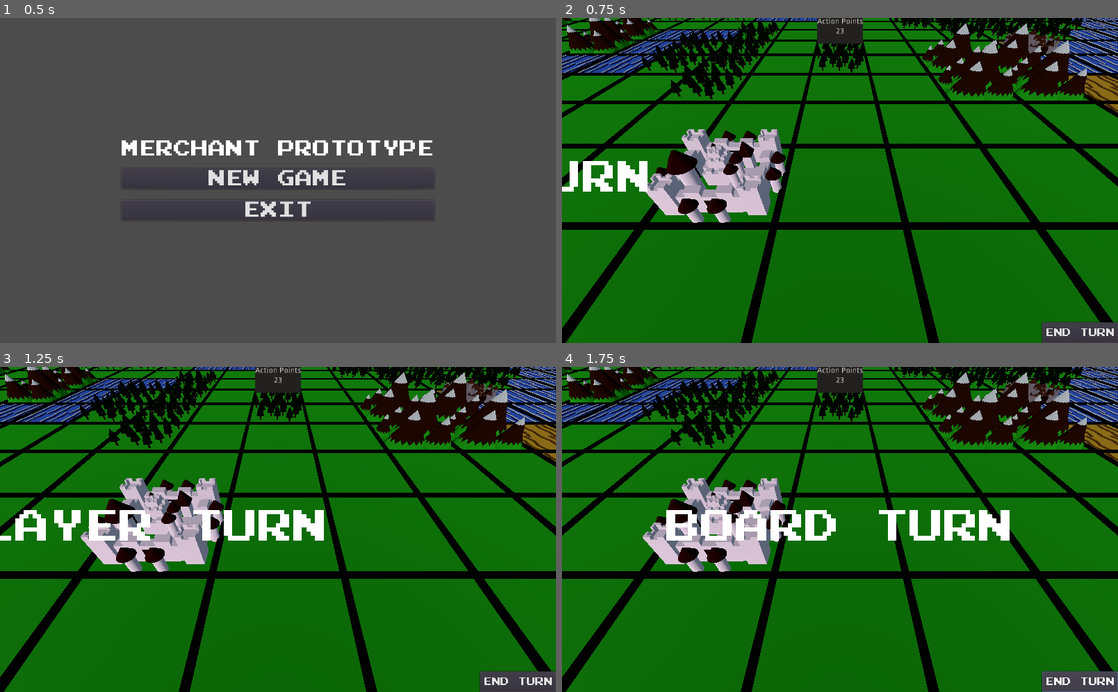
Above: before the commit, frames 1-4 (two rows, left to right).
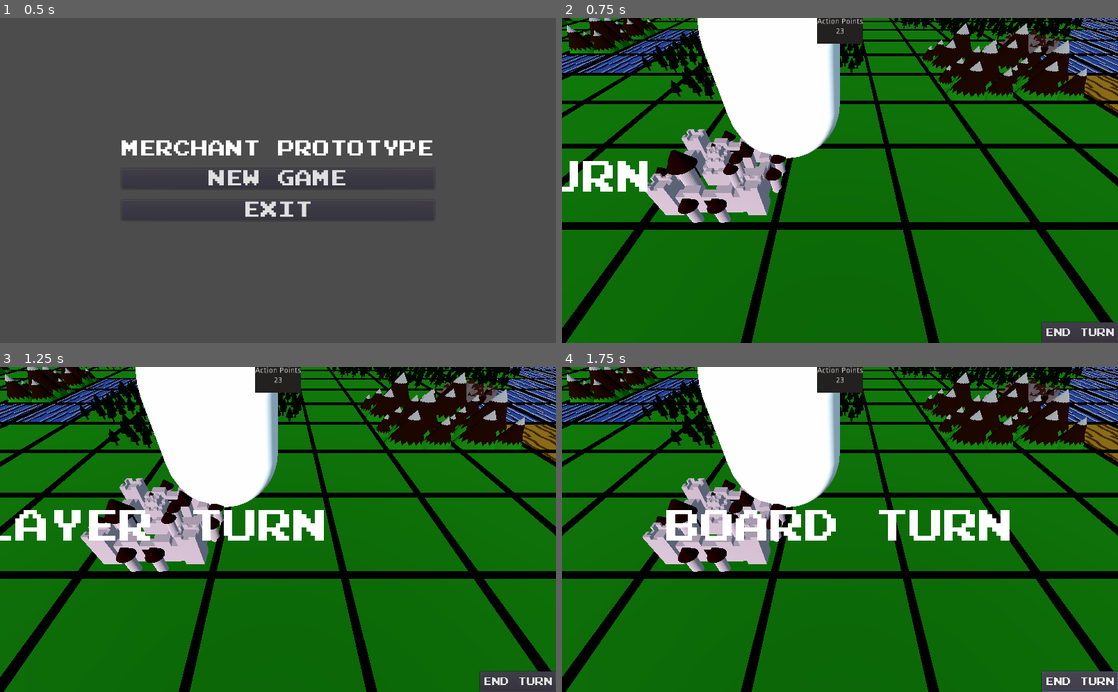
Above: after the commit, the same moments.

Repository: gamkedo-la/merchants-of-mie
Game: Godot game, scene res://StartScreen/StartScreen.tscn
Same seed, same stepped clock (60 frames per second), same inputs: the game is played once before the commit and once after it.
Inputs:
- Up to frame 1 (0.5 s): no input
- Up to frame 2 (0.75 s): click "NEW GAME" at 0.5 s
- Up to frame 3 (1.25 s): no input
- Up to frame 4 (1.75 s): click "END TURN" at 1.25 s

Frame 1 is identical in both runs. In frame 2, 8.6% of the frame differs, in the area x 24-50%, y 0-44%; in frame 3, 8.6%; in frame 4, 8.6%.

Commit message:
Changed player scene to kinematic body

Diff:
--- a/Player/Player.tscn
+++ b/Player/Player.tscn
@@ -1,6 +1,19 @@
-[gd_scene load_steps=2 format=2]
+[gd_scene load_steps=4 format=2]
 
 [ext_resource path="res://Player/Player.gd" type="Script" id=1]
 
-[node name="Player" type="Node"]
+[sub_resource type="CapsuleMesh" id=1]
+
+[sub_resource type="CapsuleShape" id=2]
+
+[node name="Player" type="KinematicBody"]
+transform = Transform( 1, 0, 0, 0, 1, 0, 0, 0, 1, 0, 1.5, 0 )
 script = ExtResource( 1 )
+
+[node name="MeshInstance" type="MeshInstance" parent="."]
+transform = Transform( 1, 0, 0, 0, -4.37114e-08, -1, 0, 1, -4.37114e-08, 0, 0, 0 )
+mesh = SubResource( 1 )
+
+[node name="CollisionShape" type="CollisionShape" parent="."]
+transform = Transform( 1, 0, 0, 0, -4.37114e-08, -1, 0, 1, -4.37114e-08, 0, 0, 0 )
+shape = SubResource( 2 )
